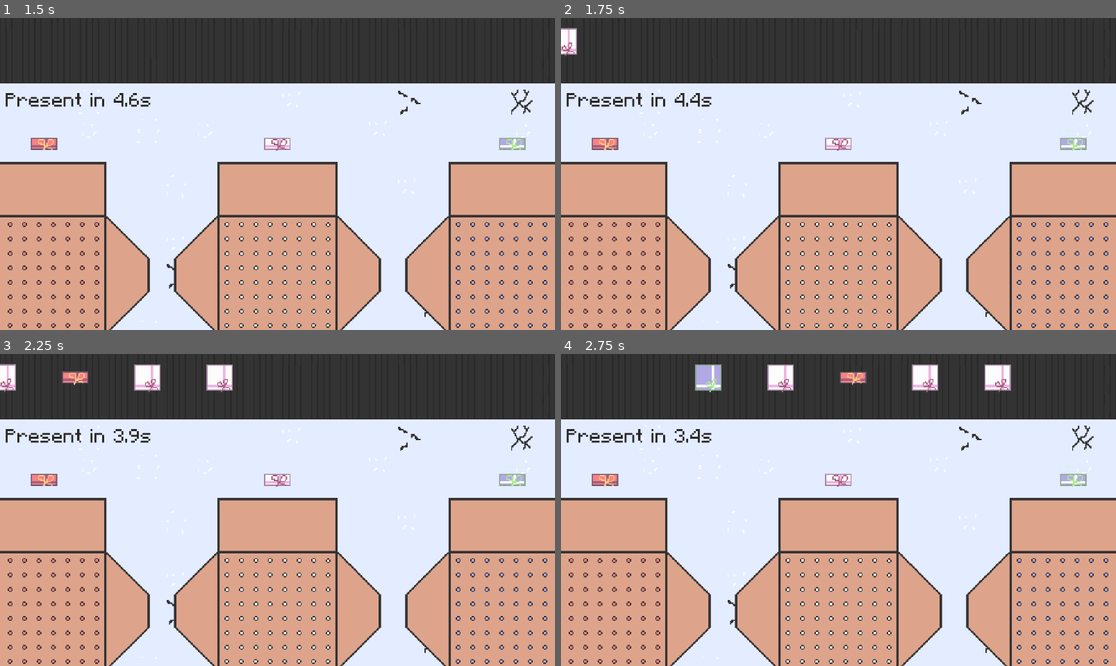
Above: before the commit, frames 1-4 (two rows, left to right).
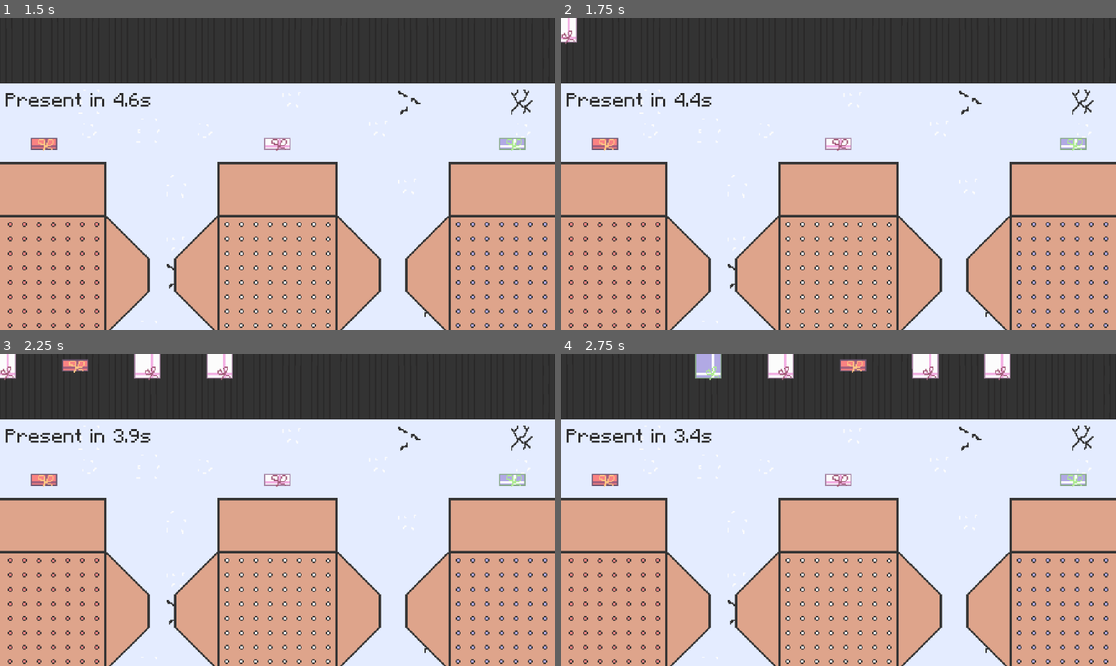
Above: after the commit, the same moments.

Repository: SuperDuperOrganisationsname/DevsThatJam9
Game: Godot game, scene res://scenes/menus/main_menu.tscn
Same seed, same stepped clock (60 frames per second), same inputs: the game is played once before the commit and once after it. Sound files missing from this copy of the repository are replaced by a short silence.
Inputs (mouse positions are in pixels of both pictures, inside the frame that each line leads up to):
- Up to frame 1 (1.5 s): click "Start Game" at 0.5 s; move the mouse to (399, 158) at 1.27 s; press the mouse at (399, 158) at 1.28 s
- Up to frame 2 (1.75 s): no input
- Up to frame 3 (2.25 s): move the mouse to (166, 525) at 2.02 s; release the mouse at (166, 525) at 2.03 s; click (166, 525) at 2.1 s
- Up to frame 4 (2.75 s): no input

Frame 1 is identical in both runs. In frame 2, 0.3% of the frame differs, in the area x 0-3%, y 0-13%; in frame 3, 1.5%; in frame 4, 2.2%, in the area x 24-82%, y 0-13%.

Commit message:
size labels

Diff:
--- a/scenes/main.tscn
+++ b/scenes/main.tscn
@@ -296,6 +296,22 @@
 theme = ExtResource("3_5xp6s")
 text = "Pause"
 
+[node name="ScaleLabels" type="Control" parent="Control"]
+anchors_preset = 0
+offset_right = 40.0
+offset_bottom = 40.0
+
+[node name="ScaleLabel" type="Label" parent="Control"]
+layout_mode = 0
+offset_left = -304.0
+offset_top = -94.0
+offset_right = -259.0
+offset_bottom = -71.0
+theme = ExtResource("3_5xp6s")
+text = "Sizes:
+"
+horizontal_alignment = 2
+
 [node name="PauseMenu" parent="." instance=ExtResource("6_nhbk8")]
 visible = false
 
--- a/scripts/gameplay.gd
+++ b/scripts/gameplay.gd
@@ -14,7 +14,7 @@
 
 const Num_Starting_Gifts: int = 5
 
-const Gift_Y_Pos: int = -110
+const Gift_Y_Pos: int = -120
 
 class Gift:
 	var color: int
@@ -27,6 +27,8 @@
 var total_score: int = 0
 
 var just_deleted: bool = false
+
+var scale_labels: Array[Label] = []
 
 func _draw_gift() -> Gift:
 	var gift = Gift.new()
@@ -66,6 +68,16 @@
 
 	get_tree().paused = false
 	$DefeatScreen.visible = false
+
+	for i in range(15):
+		var label = Label.new()
+		label.text = "0"
+		label.theme = load("res://assets/basic_theme.tres")
+		label.horizontal_alignment = HORIZONTAL_ALIGNMENT_CENTER
+		label.position = Vector2(_int_to_x_pos(i), Gift_Y_Pos + 20)
+
+		$Control/ScaleLabels.add_child(label)
+		scale_labels.append(label)
 
 func _int_to_x_pos(i: int) -> int:
 	return -246 + 36 * (14 - i)
@@ -120,6 +132,12 @@
 
 # Called every frame. 'delta' is the elapsed time since the previous frame.
 func _process(delta: float) -> void:
+	for i in range(15):
+		if pending_gifts.size() > i and pending_gifts[i].position.x == _int_to_x_pos(i):
+			scale_labels[i].text = str(pending_gifts[i].scale_size)
+		else:
+			scale_labels[i].text = ""
+
 	if just_deleted:
 		just_deleted = false
 		return
